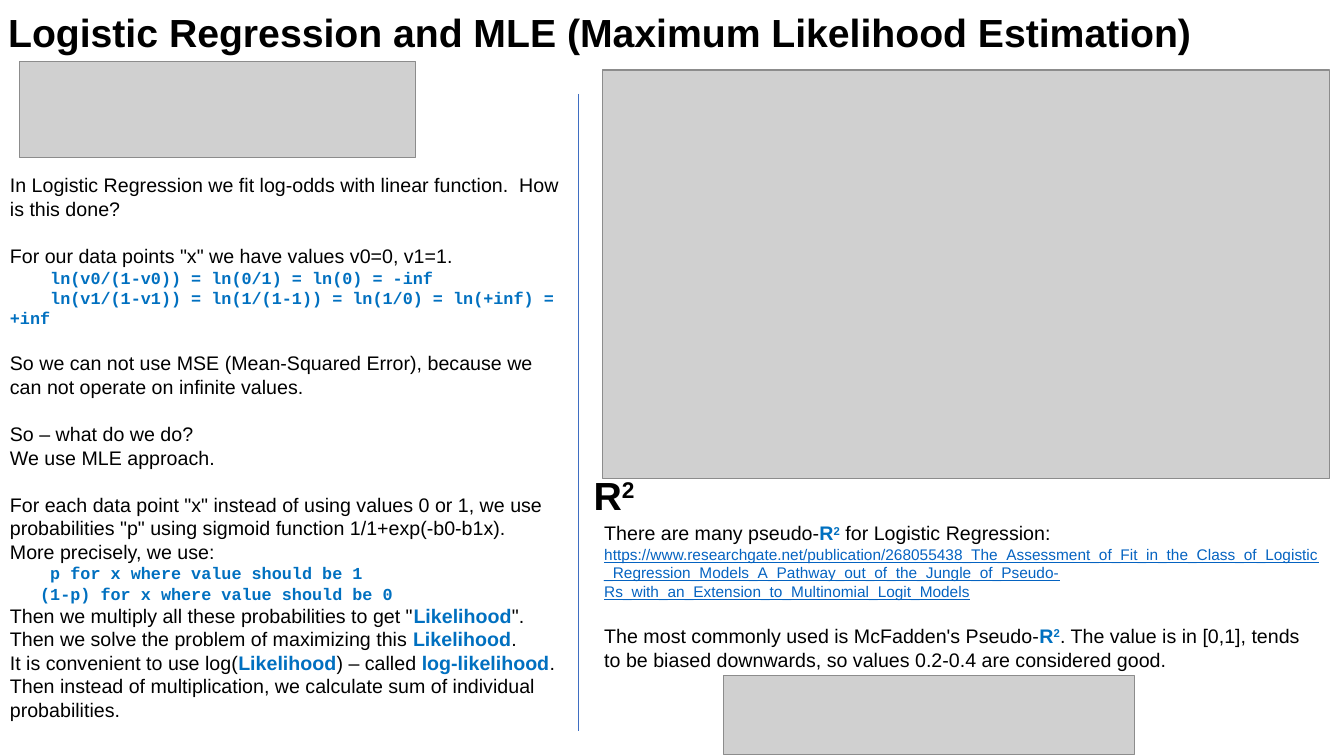
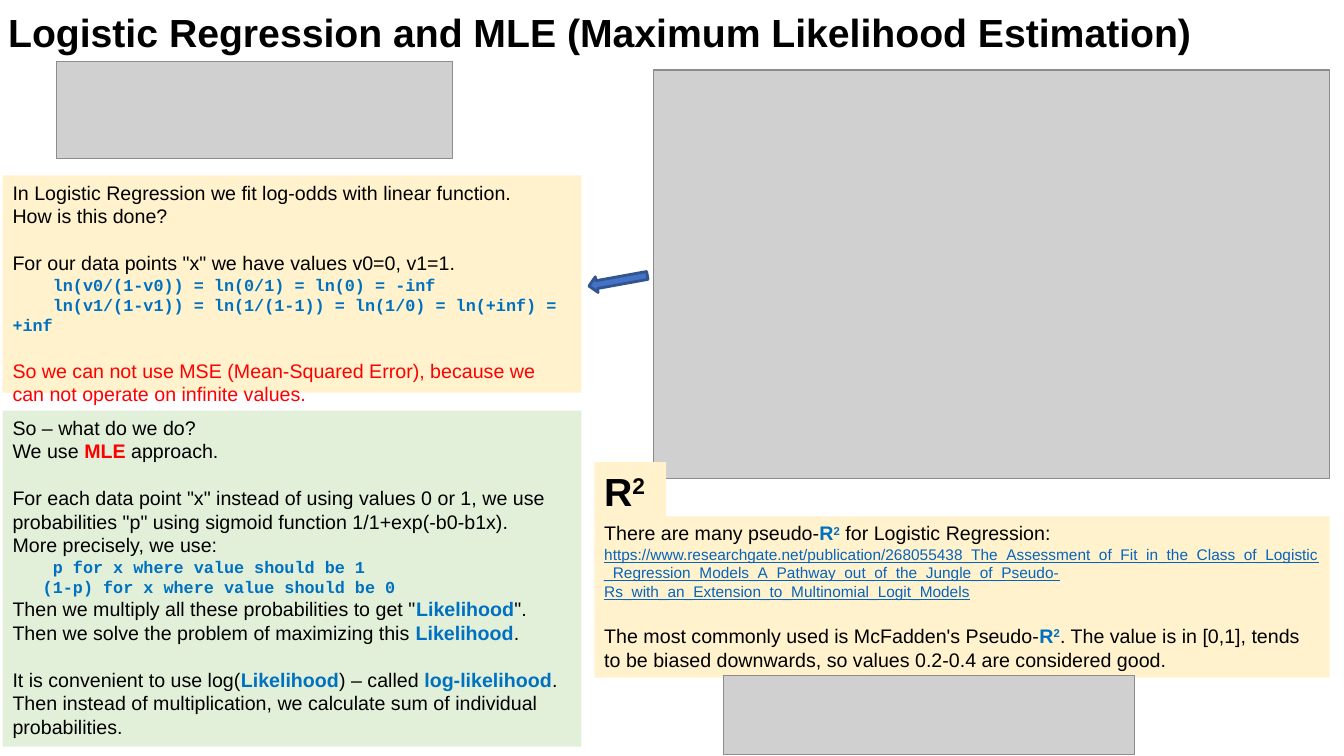
Before and after one commit to lselector/statistics, a slide deck: slide 4 of statistics_06_logistic_regression.pptx (slide 9 before the commit). Drawn at 1344x756 pixels with LibreOffice and Linux fonts; fonts in the diff are those of the drawing; grey boxes stand for pictures. Boxes give left, top, right and bottom in pixels: in the first picture for what was removed or moved away, otherwise in the second. Text is boxed around its words. In the diff, an @@ line names an element or a change of style, - is before the commit and + after.

```diff
--- a/statistics_06_logistic_regression.pptx
+++ b/statistics_06_logistic_regression.pptx
@@ picture: place and size @@
-picture at <box>19,62,415,158</box>
+picture at <box>56,62,453,158</box>
@@ picture: place and size @@
-picture at <box>603,70,1330,478</box>
+picture at <box>654,70,1331,478</box>
@@ line removed from (579, 94) to (579, 732) @@
@@ fill none to #FFF2CC in 3 elements at <box>595,516,1330,678</box>, <box>595,463,666,520</box>, <box>3,175,582,392</box> @@
@@ rectangle "In Logistic Regression we fit ...": place and size @@
-rectangle "In Logistic Regression we fit ..." at <box>10,177,558,721</box>
+rectangle "In Logistic Regression we fit ..." at <box>3,175,582,392</box>
@@ right arrow added at <box>588,268,649,295</box>, fill #4472C4, outline #325491 2 pt @@
@@ text in rectangle at <box>13,363,535,406</box>: text colour #000000 to #FF0000 in "So we can not use MSE (Mean-Squared ..." @@
@@ rectangle added at <box>3,410,582,746</box>, fill #E2F0D9, 14 pt, text #000000 @@
+So – what do we do?
+We use MLE approach.
+For each data point "x" instead of using values 0 or 1, we use probabilities "p" using sigmoid function 1/1+exp(-b0-b1x).
+More precisely, we use:
+p for x where value should be 1
+(1-p) for x where value should be 0
+Then we multiply all these probabilities to get "Likelihood".
+Then we solve the problem of maximizing this Likelihood.
+It is convenient to use log(Likelihood) – called log-likelihood.
+Then instead of multiplication, we calculate sum of individual probabilities.
@@ text in rectangle at <box>10,426,555,721</box>: paragraphs removed @@
-So – what do we do?
-We use MLE approach.
-For each data point "x" instead of using values 0 or 1, we use probabilities "p" using sigmoid function 1/1+exp(-b0-b1x).
-More precisely, we use:
-p for x where value should be 1
-(1-p) for x where value should be 0
-Then we multiply all these probabilities to get "Likelihood".
-Then we solve the problem of maximizing this Likelihood.
-It is convenient to use log(Likelihood) – called log-likelihood.
-Then instead of multiplication, we calculate sum of individual probabilities.
@@ rectangle "R2": place and size @@
-rectangle "R2" at <box>584,466,655,523</box>
+rectangle "R2" at <box>595,463,666,520</box>
@@ rectangle "There are many pseudo-R2 for ...": place and size @@
-rectangle "There are many pseudo-R2 for ..." at <box>604,525,1317,671</box>
+rectangle "There are many pseudo-R2 for ..." at <box>595,516,1330,678</box>
```
Also in this commit, not shown: 7 other slides changed, 1 slide added.
